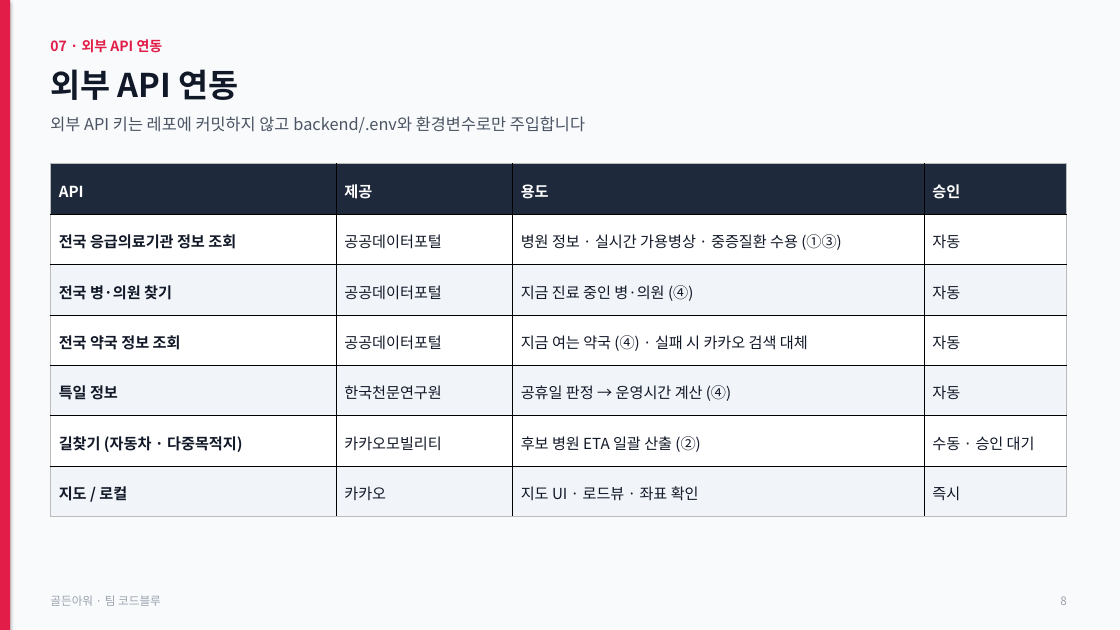
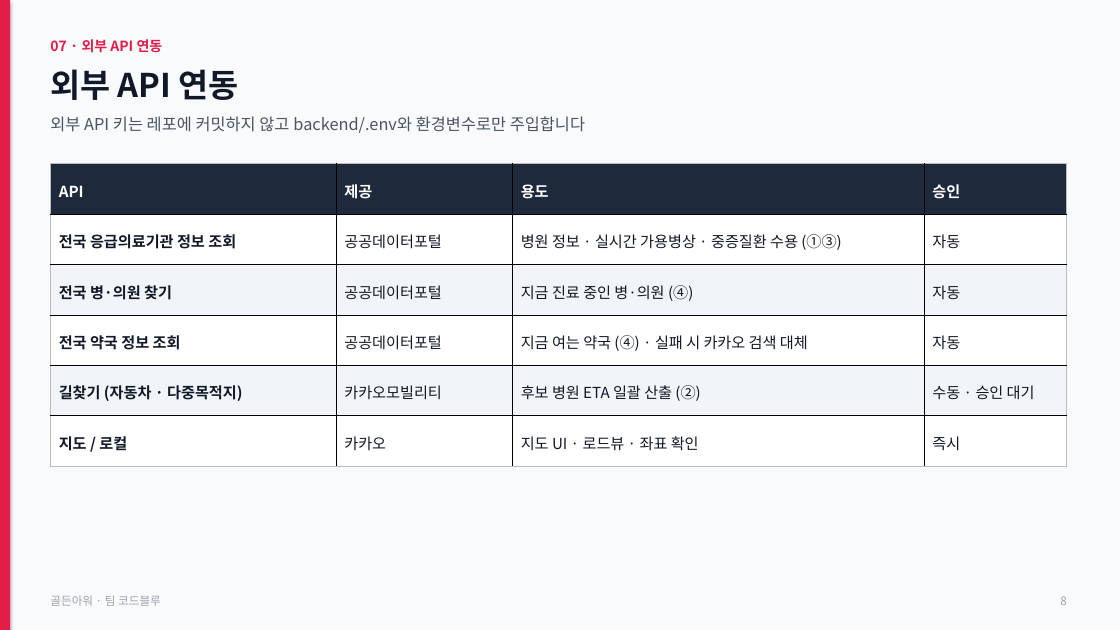
Before and after one commit to jhh1216/hourppt, a slide deck: slide 8 of golden-hour.pptx. Drawn at 1120x630 pixels with LibreOffice and Linux fonts; fonts in the diff are those of the drawing. Boxes give left, top, right and bottom in pixels: in the first picture for what was removed or moved away, otherwise in the second. Text is boxed around its words. In the diff, an @@ line names an element or a change of style, - is before the commit and + after.

```diff
--- a/golden-hour.pptx
+++ b/golden-hour.pptx
@@ table at bbox=[50, 164, 1067, 466] @@
-row 5: 특일 정보 | 한국천문연구원 | 공휴일 판정 → 운영시간 계산 (④) | 자동
```
Also in this commit, not shown: 7 other slides changed, 2 other files.
